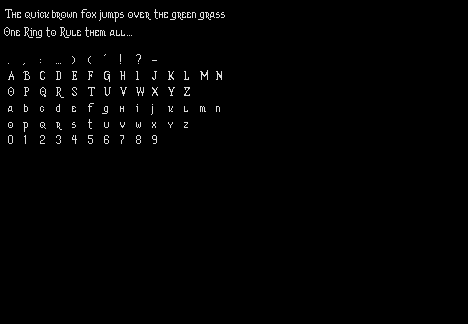
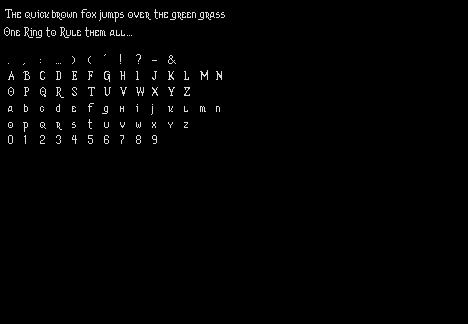
Layer changes from the first 468x324 image to the second:
painted on "Layer 3" over [168,55,176,64]
